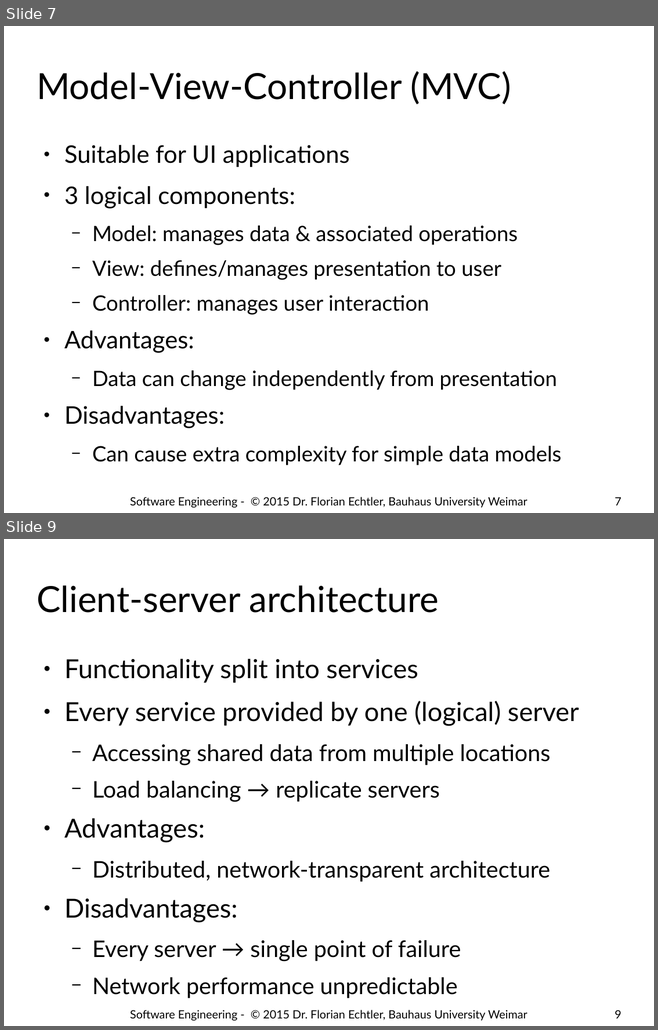
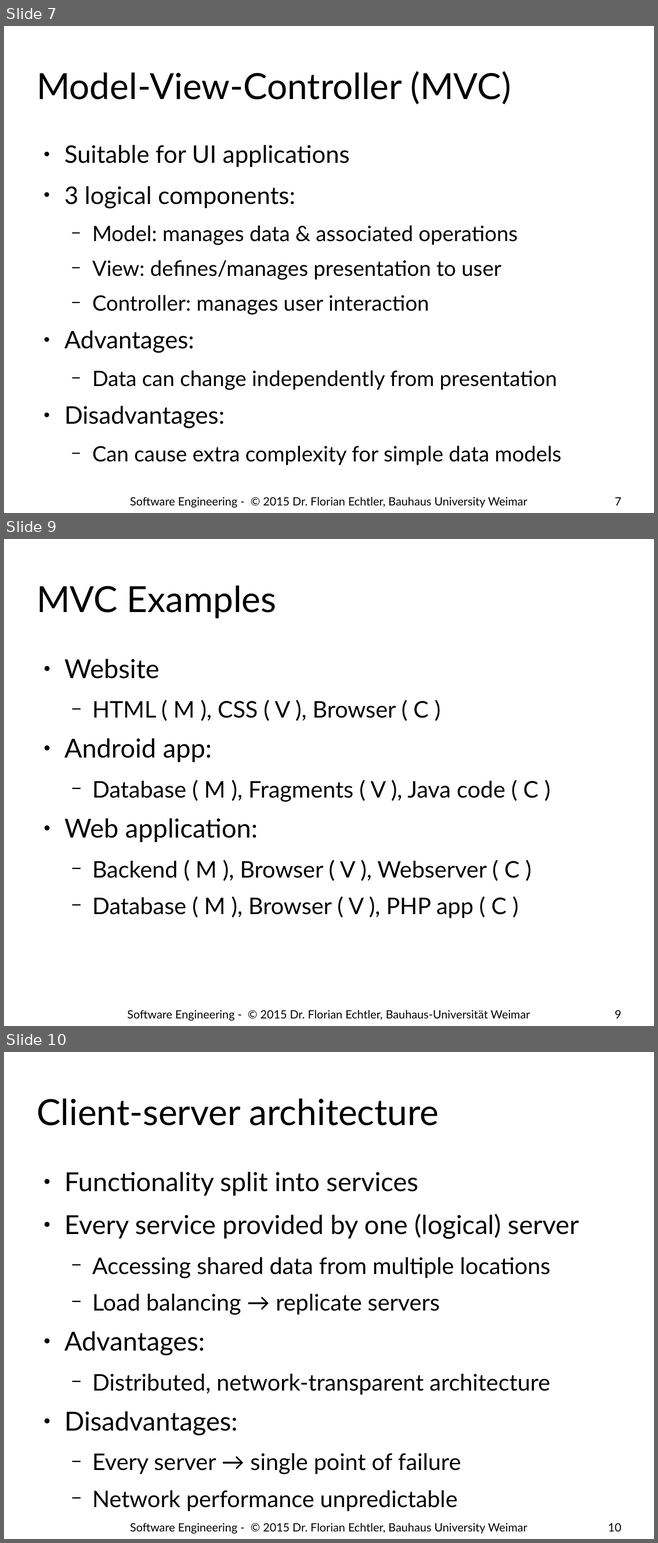
Before and after one commit to floe/software-engineering, a slide deck: 05-design-patterns-intro.odp. Shown one above the other, each under a label of ours: slides 7 and 9 before the commit, slides 7, 9 and 10 after it; the slides between them are not shown. The pictures are 658x1030 and 658x1543 pixels, drawn with LibreOffice and Linux fonts; fonts in the diff are those of the drawing; background and template pictures are left out. Boxes give left, top, right and bottom in pixels: in the first picture for what was removed or moved away, otherwise in the second. Text is boxed around its words. In the diff, an @@ line names an element or a change of style, - is before the commit and + after.

```diff
--- a/05-design-patterns-intro.odp
+++ b/05-design-patterns-intro.odp
@@ slide 9 added at <box>4,539,654,1026</box>, background #FFFFFF @@
@@ title added at <box>36,585,277,618</box>, 44 pt, text #000000 @@
+MVC Examples
@@ text added at <box>64,658,538,918</box>, 28 pt, text #000000 @@
+● Website
+  − HTML ( M ), CSS ( V ), Browser ( C )
+● Android app:
+  − Database ( M ), Fragments ( V ), Java code ( C )
+● Web application:
+  − Backend ( M ), Browser ( V ), Webserver ( C )
+  − Database ( M ), Browser ( V ), PHP app ( C )
@@ text added at <box>127,1010,530,1021</box>, 14 pt, text #000000 @@
+Software Engineering - © 2015 Dr. Florian Echtler, Bauhaus-Universität Weimar
@@ page number added at <box>614,1010,621,1019</box>, 14 pt, text #000000 @@
+9
@@ what was slide 9 is now slide 10 @@
@@ page number at <box>608,1523,621,1532</box>: text changed @@
-9
+10
```
Also in this commit, not shown: 4 slides changed.
